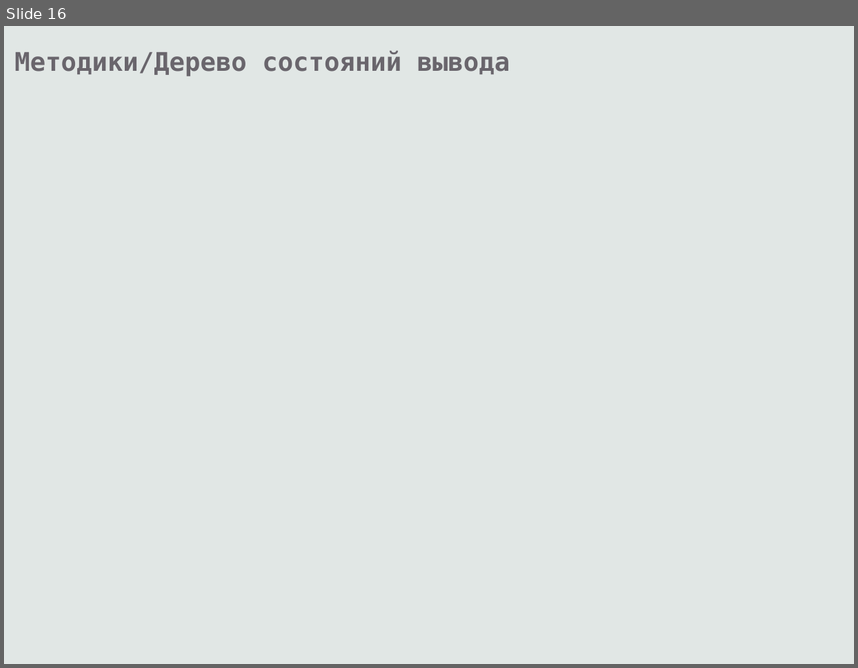
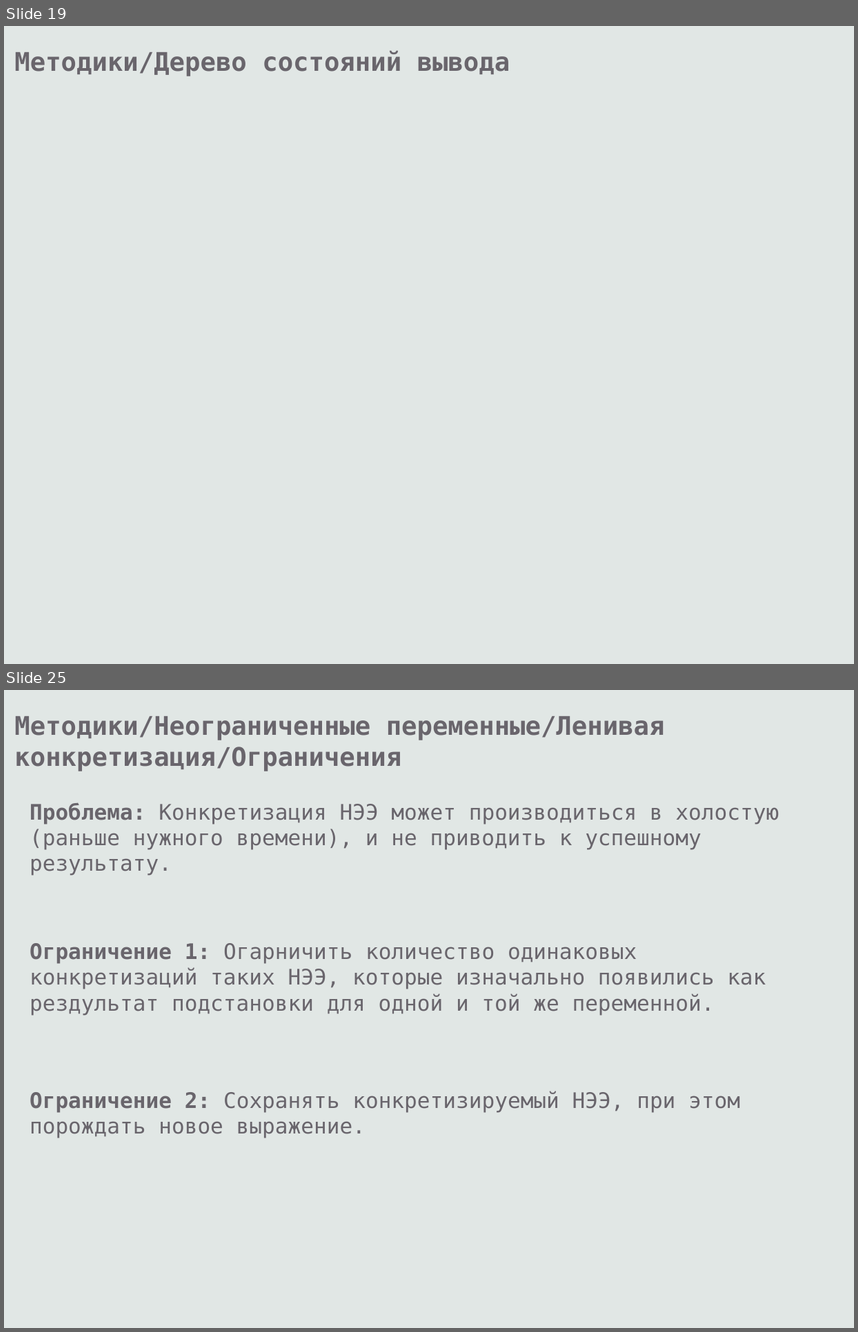
Before and after one commit to eugeneai/prisnif, a slide deck: brick/pres/pacman.odp. Shown one above the other, each under a label of ours: slide 16 before the commit, slides 19 and 25 after it; the slides between them are not shown. The pictures are 858x668 and 858x1332 pixels, drawn with LibreOffice and Linux fonts; fonts in the diff are those of the drawing. Boxes give left, top, right and bottom in pixels: in the first picture for what was removed or moved away, otherwise in the second. Text is boxed around its words. In the diff, an @@ line names an element or a change of style, - is before the commit and + after.

```diff
--- a/brick/pres/pacman.odp
+++ b/brick/pres/pacman.odp
@@ slide 25 added at <box>4,690,854,1328</box>, background #E1E7E5 @@
@@ text added at <box>14,716,665,771</box>, 24 pt, text #69656C, bold @@
+Методики/Неограниченные переменные/Ленивая конкретизация/Ограничения
@@ text added at <box>30,802,779,876</box>, 20 pt, text #69656C @@
+Проблема: Конкретизация НЭЭ может производиться в холостую (раньше нужного времени), и не приводить к успешному результату.
@@ text added at <box>30,943,766,1015</box>, 20 pt, text #69656C @@
+Ограничение 1: Огарничить количество одинаковых конкретизаций таких НЭЭ, которые изначально появились как рездультат подстановки для одной и той же переменной.
@@ text added at <box>30,1091,740,1138</box>, 20 pt, text #69656C @@
+Ограничение 2: Сохранять конкретизируемый НЭЭ, при этом порождать новое выражение.
@@ what was slide 16 is now slide 19 @@
```
Also in this commit, not shown: 4 slides changed, 26 other slides added, 6 slides removed, 1 other file.
